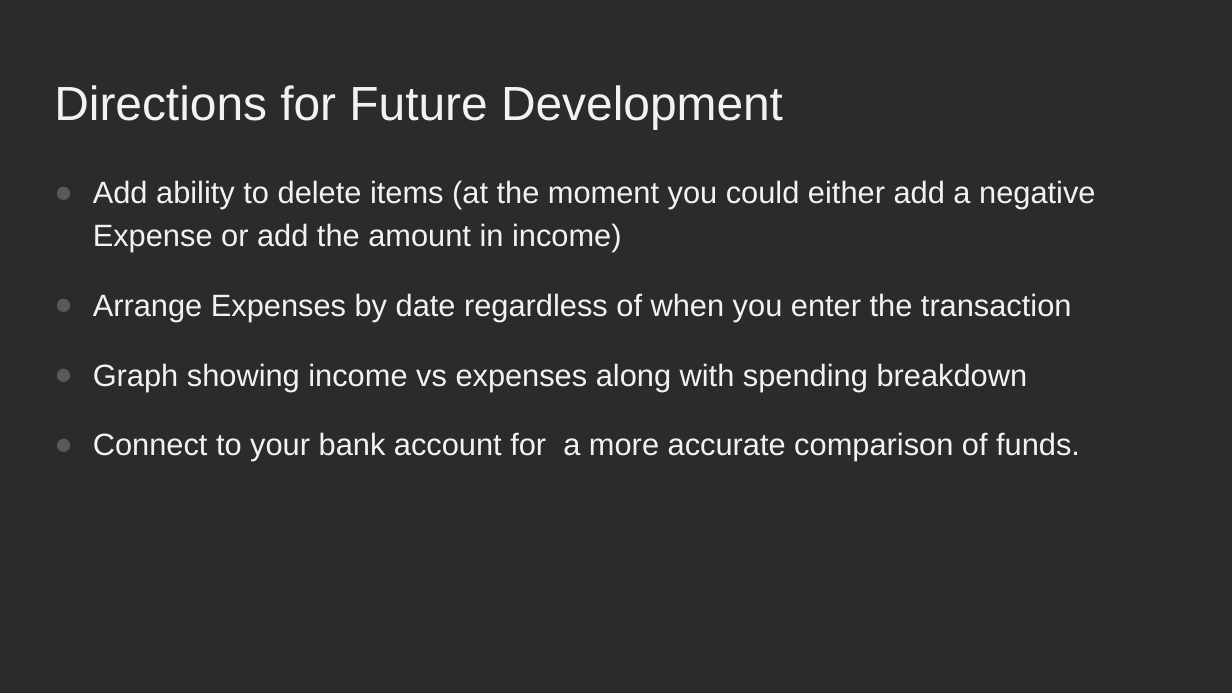
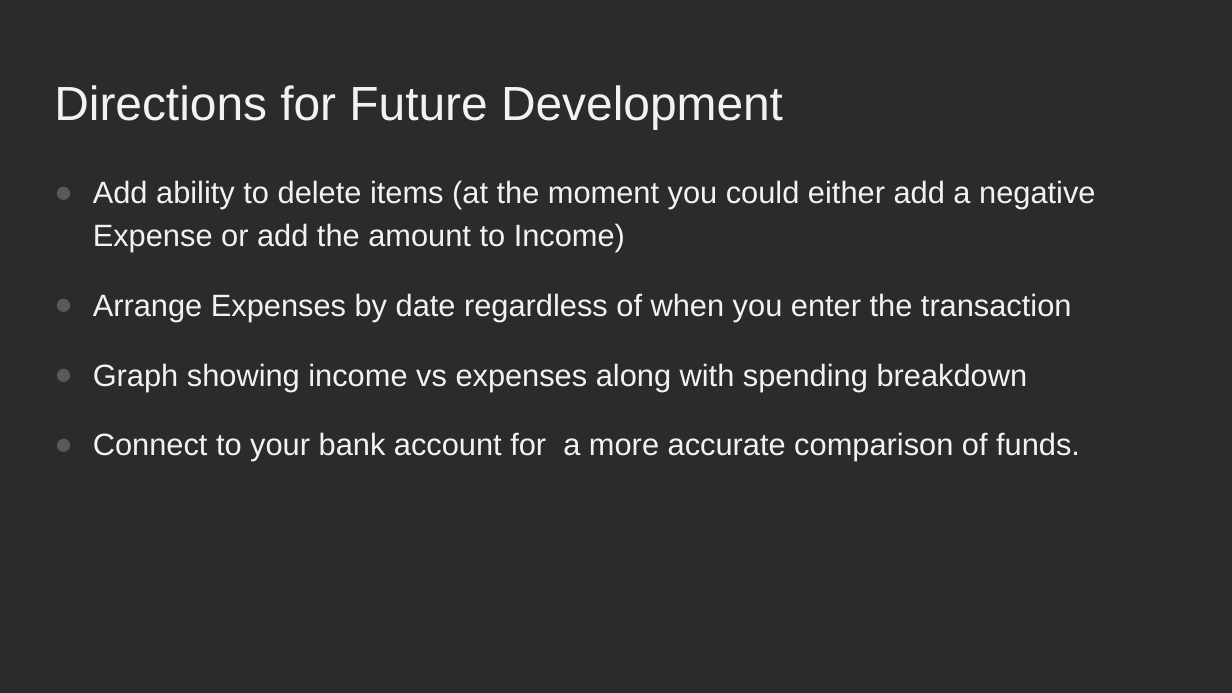
Before and after one commit to BigEVK/MoneyTracker, a slide deck: slide 6 of Project_1_MoneyTrackerPresentation.pptx. Drawn at 1232x693 pixels with LibreOffice and Linux fonts; fonts in the diff are those of the drawing; background and template pictures are left out; a plain dark background stands for a picture behind light text. Boxes give left, top, right and bottom in pixels: in the first picture for what was removed or moved away, otherwise in the second. Text is boxed around its words. In the diff, an @@ line names an element or a change of style, - is before the commit and + after.

```diff
--- a/Project_1_MoneyTrackerPresentation.pptx
+++ b/Project_1_MoneyTrackerPresentation.pptx
@@ text at (93,180,1095,252): text changed @@
-● Add ability to delete items (at the moment you could either add a negative Expense or add the amount in income)
+● Add ability to delete items (at the moment you could either add a negative Expense or add the amount to Income)
```
Also in this commit, not shown: 1 other slide changed, 3 other files.
